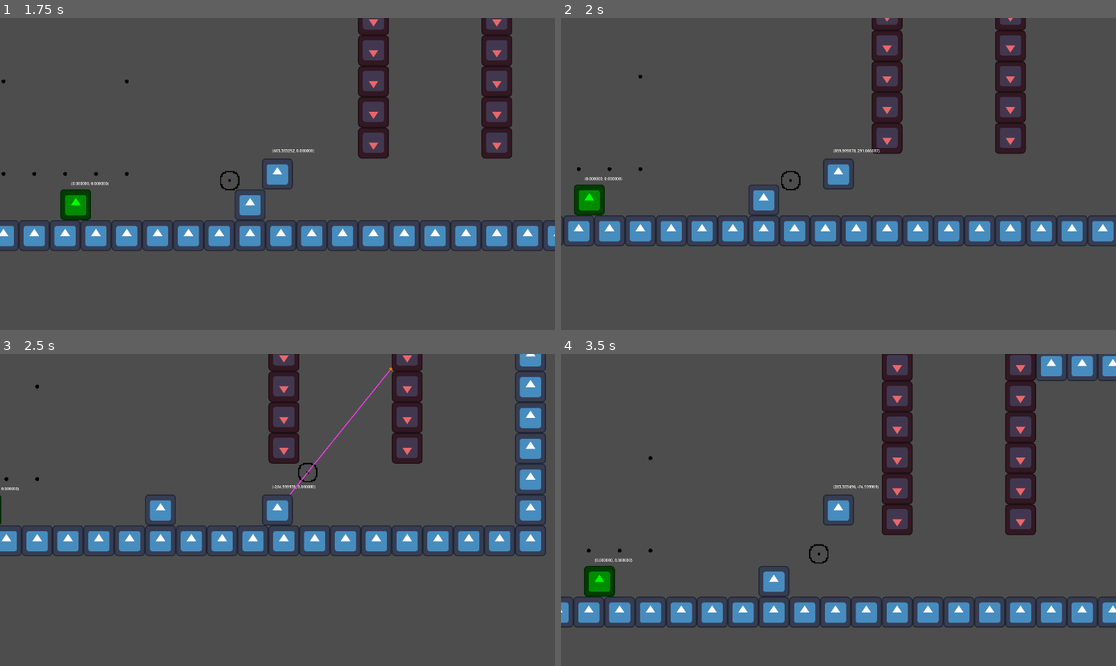
Above: before the commit, frames 1-4 (two rows, left to right).
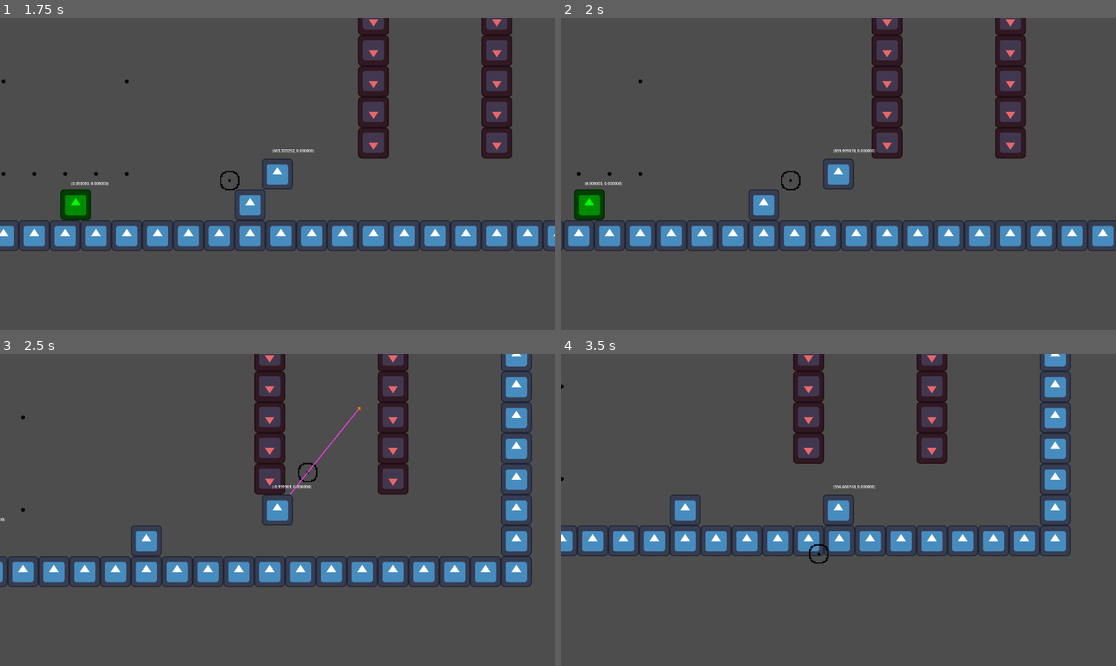
Above: after the commit, the same moments.

Repository: CWmain/ParryPlatformer
Game: Godot game, scene res://levels/test_level.tscn
The game is run twice, just before and just after one commit, with the same random seed, the same clock (stepped at 60 frames per second) and the same inputs. The engine's default icon, where the game draws it, is replaced by a stand-in: a white triangle on a blue panel in a dark square.
Inputs (mouse positions are in pixels of both pictures, inside the frame that each line leads up to):
- Up to frame 1 (1.75 s): move the mouse to (399, 158) at 0.52 s; hold Right mouse button (grapple) 0.53-1.28 s; hold Right (right) from 0.53 s (still down); tap W (jump) at 0.77, 1.52 s; move the mouse to (166, 189) at 1.27 s; right-click (166, 189) at 1.35 s
- Up to frame 2 (2 s): keep holding Right (right)
- Up to frame 3 (2.5 s): move the mouse to (333, 441) at 2.02 s; release Right (right) at 2.03 s; hold A (left) from 2.03 s (still down); hold Right mouse button (grapple) from 2.03 s (still down)
- Up to frame 4 (3.5 s): move the mouse to (810, 572) at 2.77 s; release A (left) at 2.78 s; release Right mouse button (grapple) at 2.78 s; hold Right (right) from 2.78 s (still down); right-click (810, 572) at 2.85 s; tap W (jump) at 3.02 s

Frame 1 is identical in both runs. In frame 2, 6.8% of the frame differs, in the area x 0-100%, y 0-75%; in frame 3, 18%; in frame 4, 21%, in the area x 0-100%, y 0-88%.

Commit message:
Removed redundant code, turning on one-shot removes the need to stop the timer in code

Diff:
--- a/objects/player.tscn
+++ b/objects/player.tscn
@@ -54,7 +54,8 @@
 offset_bottom = -85.0
 
 [node name="coyoteTime" type="Timer" parent="."]
-wait_time = 0.1
+wait_time = 10.0
+one_shot = true
 
 [connection signal="body_entered" from="WallJumpDetection/WallJumpDetectorRight" to="." method="_on_wall_jump_detector_right_body_entered"]
 [connection signal="body_exited" from="WallJumpDetection/WallJumpDetectorRight" to="." method="_on_wall_jump_detector_right_body_exited"]
--- a/scripts/player.gd
+++ b/scripts/player.gd
@@ -31,7 +31,6 @@
 
 func _physics_process(delta):
 
-	#
 	if is_on_floor():
 		coyote_time.start()
 
@@ -116,7 +115,3 @@
 func _on_wall_jump_detector_right_body_exited(body):
 	wallJumpDirection = 0
 	print("right wall jump exited ", body)
-
-
-func _on_coyote_time_timeout():
-	coyote_time.stop()
